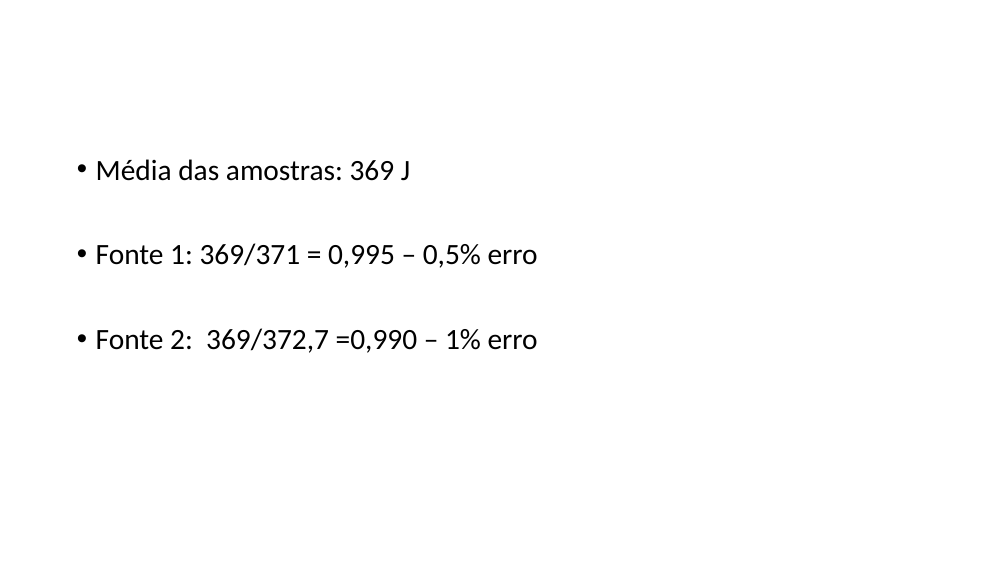
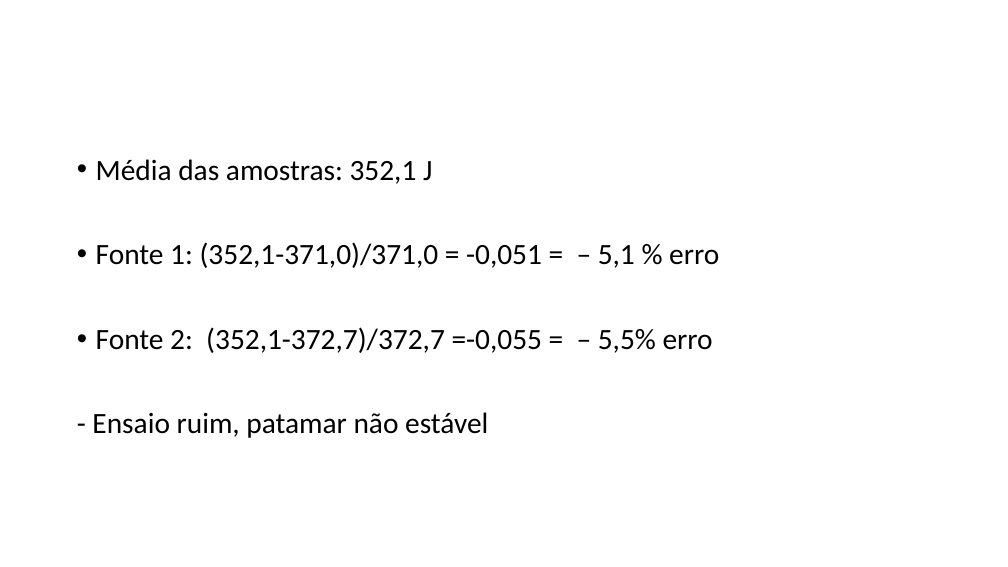
Before and after one commit to gg881/Calorimetro, a slide deck: slide 21 of Análises.pptx (slide 20 before the commit). Drawn at 1008x567 pixels with LibreOffice and Linux fonts; fonts in the diff are those of the drawing. Boxes give left, top, right and bottom in pixels: in the first picture for what was removed or moved away, otherwise in the second. Text is boxed around its words. In the diff, an @@ line names an element or a change of style, - is before the commit and + after.

```diff
--- a/Análises.pptx
+++ b/Análises.pptx
@@ text at (x1=92, y1=159, x2=719, y2=438): text changed @@
-• Média das amostras: 369 J
-• Fonte 1: 369/371 = 0,995 – 0,5% erro
-• Fonte 2: 369/372,7 =0,990 – 1% erro
+• Média das amostras: 352,1 J
+• Fonte 1: (352,1-371,0)/371,0 = -0,051 = – 5,1 % erro
+• Fonte 2: (352,1-372,7)/372,7 =-0,055 = – 5,5% erro
+- Ensaio ruim, patamar não estável
```
Also in this commit, not shown: 11 other slides changed, 10 slides added, 1 slide removed, 37 other files.
